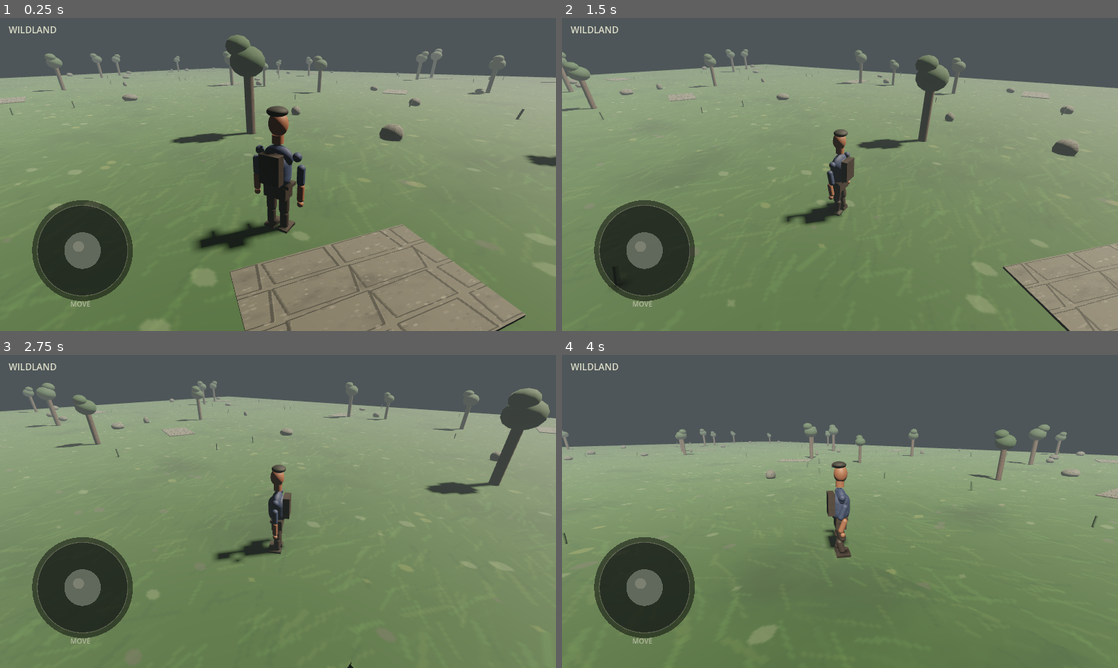
Above: before the commit, frames 1-4 (two rows, left to right).
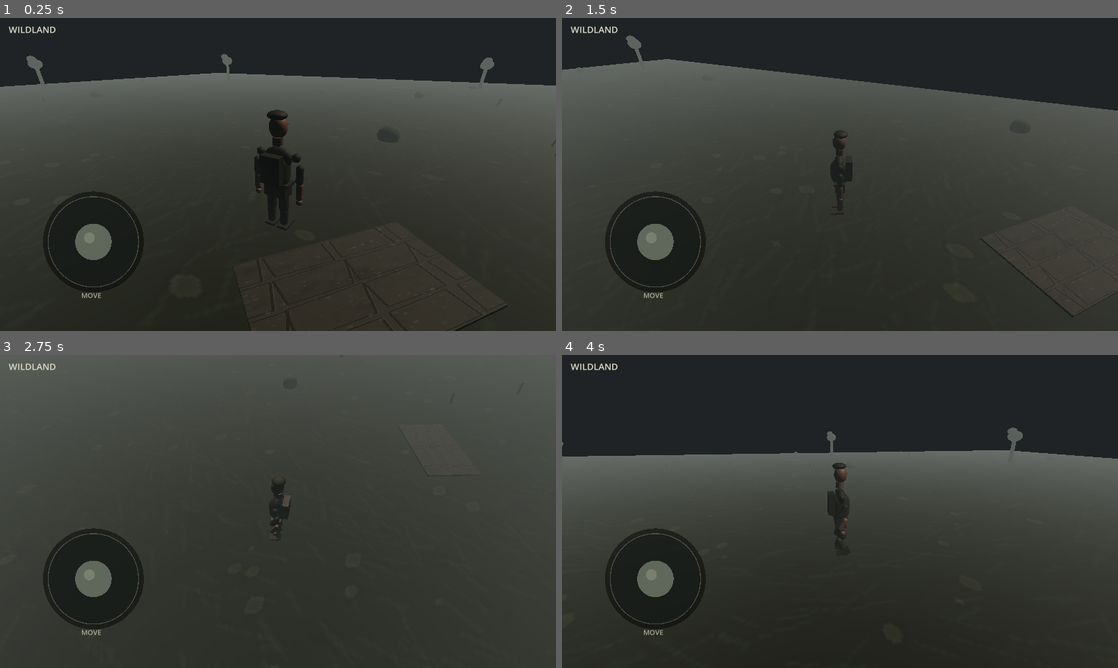
Above: after the commit, the same moments.

Repository: oashamkll/mobile-3d-game
Game: Godot game, scene res://scenes/Main.tscn
The game is run twice, just before and just after one commit, with the same random seed, the same clock (stepped at 60 frames per second) and the same inputs.
Inputs (mouse positions are in pixels of both pictures, inside the frame that each line leads up to):
- Up to frame 1 (0.25 s): no input
- Up to frame 2 (1.5 s): tap Enter at 0.5 s; move the mouse to (962, 158) at 0.52 s; hold D (move_right) 0.53-1.25 s; click (962, 158) at 0.67 s; drag from (728, 190) to (812, 237) at 1.27 s
- Up to frame 3 (2.75 s): move the mouse to (333, 442) at 2.02 s; hold D (move_right) from 2.03 s (still down)
- Up to frame 4 (4 s): release D (move_right) at 2.75 s; drag from (812, 574) to (673, 464) at 2.77 s; move the mouse to (1006, 558) at 3.52 s; hold A (move_left) from 3.53 s (still down)

The runs differ from the first frame. In frame 1, 93% of the frame differs, in the area x 0-100%, y 0-100%; in frame 2, 94%; in frame 3, 79%; in frame 4, 96%.

Commit message:
feat: force landscape optimize FPS and realistic graphics pass

Diff:
--- a/godot/project.godot
+++ b/godot/project.godot
@@ -11,9 +11,9 @@
 config/icon="res://assets/icons/icon.png"
 
 [display]
-window/size/viewport_width=1280
-window/size/viewport_height=720
-window/handheld/orientation=1
+window/size/viewport_width=1600
+window/size/viewport_height=900
+window/handheld/orientation=0
 window/stretch/mode="viewport"
 window/stretch/aspect="expand"
 
@@ -22,7 +22,7 @@
 renderer/rendering_method.mobile="mobile"
 textures/vram_compression/import_etc2_astc=true
 environment/defaults/default_clear_color=Color(0.29, 0.32, 0.33, 1)
-anti_aliasing/quality/msaa_3d=1
+anti_aliasing/quality/msaa_3d=0
 anti_aliasing/quality/screen_space_aa=1
 scaling_3d/mode=0
 scaling_3d/scale=1.0
--- a/godot/scripts/Main.gd
+++ b/godot/scripts/Main.gd
@@ -4,8 +4,8 @@
 # Realistic, darker art direction; infinite chunk world; mobile HUD joystick;
 # pooled instances for FPS; procedural high-detail humanoid with animation.
 
-const CHUNK_SIZE := 34.0
-const CHUNK_RADIUS := 2
+const CHUNK_SIZE := 42.0
+const CHUNK_RADIUS := 1
 const HERO_SPEED := 7.0
 const JOYSTICK_RADIUS := 128.0
 
@@ -49,8 +49,8 @@
 var hud: Control
 
 func _ready() -> void:
-	Engine.max_fps = 60
-	RenderingServer.viewport_set_msaa_3d(get_viewport().get_viewport_rid(), RenderingServer.VIEWPORT_MSAA_2X)
+	Engine.max_fps = 90
+	RenderingServer.viewport_set_msaa_3d(get_viewport().get_viewport_rid(), RenderingServer.VIEWPORT_MSAA_DISABLED)
 	_build_materials()
 	_build_lighting()
 	_build_camera()
@@ -62,11 +62,11 @@
 	Input.set_mouse_mode(Input.MOUSE_MODE_CAPTURED if OS.has_feature("editor") == false else Input.MOUSE_MODE_VISIBLE)
 
 func _build_materials() -> void:
-	mat_ground = _pbr("res://assets/textures/environment/grass_albedo.png", Color(0.42,0.45,0.37), 0.93, 0.0)
-	mat_stone = _pbr("res://assets/textures/environment/stone_albedo.png", Color(0.55,0.54,0.50), 0.86, 0.0)
-	mat_bark = _pbr("res://assets/textures/environment/wood_albedo.png", Color(0.42,0.30,0.22), 0.82, 0.0)
-	mat_leaves = _pbr("res://assets/textures/environment/leaves_albedo.png", Color(0.28,0.36,0.23), 0.88, 0.0)
-	mat_cloth = _pbr("res://assets/textures/character/hero_cloth_albedo.png", Color(0.22,0.29,0.38), 0.72, 0.0)
+	mat_ground = _pbr("res://assets/textures/environment/grass_albedo.png", Color(0.27,0.30,0.24), 0.96, 0.0)
+	mat_stone = _pbr("res://assets/textures/environment/stone_albedo.png", Color(0.42,0.41,0.38), 0.90, 0.0)
+	mat_bark = _pbr("res://assets/textures/environment/wood_albedo.png", Color(0.30,0.22,0.17), 0.88, 0.0)
+	mat_leaves = _pbr("res://assets/textures/environment/leaves_albedo.png", Color(0.20,0.25,0.18), 0.92, 0.0)
+	mat_cloth = _pbr("res://assets/textures/character/hero_cloth_albedo.png", Color(0.12,0.16,0.20), 0.78, 0.0)
 	mat_skin = _pbr("res://assets/textures/character/hero_skin_albedo.png", Color(0.62,0.45,0.34), 0.61, 0.0)
 	mat_leather = _pbr("res://assets/textures/character/hero_leather_albedo.png", Color(0.30,0.21,0.16), 0.68, 0.05)
 	mat_hair = _pbr("res://assets/textures/character/hero_hair_albedo.png", Color(0.12,0.09,0.07), 0.76, 0.0)
@@ -86,27 +86,27 @@
 	world_env = WorldEnvironment.new()
 	var env := Environment.new()
 	env.background_mode = Environment.BG_COLOR
-	env.background_color = Color(0.28, 0.31, 0.32)
+	env.background_color = Color(0.20, 0.22, 0.23)
 	env.ambient_light_source = Environment.AMBIENT_SOURCE_COLOR
-	env.ambient_light_color = Color(0.36, 0.39, 0.40)
-	env.ambient_light_energy = 0.62
+	env.ambient_light_color = Color(0.30, 0.32, 0.32)
+	env.ambient_light_energy = 0.54
 	env.fog_enabled = true
 	env.fog_light_color = Color(0.42, 0.45, 0.43)
-	env.fog_density = 0.018
+	env.fog_density = 0.026
 	env.tonemap_mode = Environment.TONE_MAPPER_FILMIC
 	env.adjustment_enabled = true
-	env.adjustment_brightness = 0.92
-	env.adjustment_contrast = 1.15
-	env.adjustment_saturation = 0.72
+	env.adjustment_brightness = 0.82
+	env.adjustment_contrast = 1.28
+	env.adjustment_saturation = 0.58
 	world_env.environment = env
 	add_child(world_env)
 
 	sun = DirectionalLight3D.new()
 	sun.name = "Low Warm Sun"
-	sun.light_energy = 2.2
+	sun.light_energy = 1.75
 	sun.light_color = Color(0.95, 0.84, 0.68)
 	sun.rotation_degrees = Vector3(-52, -38, 0)
-	sun.shadow_enabled = true
+	sun.shadow_enabled = false
 	sun.directional_shadow_mode = DirectionalLight3D.SHADOW_ORTHOGONAL
 	add_child(sun)
 
@@ -114,7 +114,7 @@
 	camera = Camera3D.new()
 	camera.fov = 64
 	camera.near = 0.08
-	camera.far = 125
+	camera.far = 92
 	add_child(camera)
 
 func _build_audio() -> void:
@@ -182,15 +182,15 @@
 	var chunk := {"root":root, "ground":null, "path":null, "trees":[], "rocks":[], "grass":[]}
 	chunk["ground"] = _box(Vector3(CHUNK_SIZE+0.2,0.08,CHUNK_SIZE+0.2), mat_ground); root.add_child(chunk["ground"])
 	chunk["path"] = _box(Vector3(5.0,0.07,3.0), mat_stone); root.add_child(chunk["path"])
-	for i in range(2):
+	for i in range(1):
 		var tr := Node3D.new(); root.add_child(tr)
 		var trunk := _cylinder(0.28, 3.6, mat_bark, 10); trunk.position.y = 1.8; tr.add_child(trunk)
 		var crown := _sphere(Vector3(2.0,1.6,2.0), mat_leaves, 10, 6); crown.position.y = 4.0; tr.add_child(crown)
 		var crown2 := _sphere(Vector3(1.35,1.05,1.35), mat_leaves, 8, 5); crown2.position = Vector3(0.45,4.75,-0.25); tr.add_child(crown2)
 		chunk["trees"].append(tr)
+	for i in range(2):
+		var r := _sphere(Vector3(1.0,0.50,0.85), mat_stone, 8, 5); root.add_child(r); chunk["rocks"].append(r)
 	for i in range(3):
-		var r := _sphere(Vector3(1.0,0.50,0.85), mat_stone, 8, 5); root.add_child(r); chunk["rocks"].append(r)
-	for i in range(5):
 		var g := _cylinder(0.055, 0.65, mat_ground, 5); root.add_child(g); chunk["grass"].append(g)
 	return chunk
 
@@ -308,7 +308,7 @@
 			n.position.y += sin(walk_time * 0.33) * 0.015
 
 func _update_camera(delta: float) -> void:
-	var dist := 8.7
+	var dist := 9.2
 	var flat := cos(camera_pitch) * dist
 	var desired := hero_pos + Vector3(-sin(camera_yaw)*flat, sin(camera_pitch)*dist + 2.8, -cos(camera_yaw)*flat)
 	camera.position = camera.position.lerp(desired, 1.0 - pow(0.005, delta))
@@ -317,7 +317,7 @@
 func _relayout_hud() -> void:
 	var size := get_viewport().get_visible_rect().size
 	hud_scale = clamp(min(size.x, size.y) / 720.0, 0.85, 1.35)
-	fixed_stick_center = Vector2(190.0 * hud_scale, size.y - 185.0 * hud_scale)
+	fixed_stick_center = Vector2(215.0 * hud_scale, size.y - 205.0 * hud_scale)
 	stick_knob = fixed_stick_center
 	if hud:
 		hud.stick_center = fixed_stick_center
Binary file changed: godot/assets/textures/character/hero_cloth_albedo.png
Binary file changed: godot/assets/textures/character/hero_hair_albedo.png
Binary file changed: godot/assets/textures/character/hero_leather_albedo.png
Binary file changed: godot/assets/textures/character/hero_metal_albedo.png
Binary file changed: godot/assets/textures/character/hero_skin_albedo.png
Binary file changed: godot/assets/textures/environment/grass_albedo.png
Binary file changed: godot/assets/textures/environment/leaves_albedo.png
Binary file changed: godot/assets/textures/environment/stone_albedo.png
Binary file changed: godot/assets/textures/environment/wood_albedo.png
Not shown, changed: godot/export_presets.cfg
Not shown, changed: android/assets/textures/character/hero_cloth_albedo.png
Not shown, changed: android/assets/textures/character/hero_hair_albedo.png
(and 8 more such lines)
